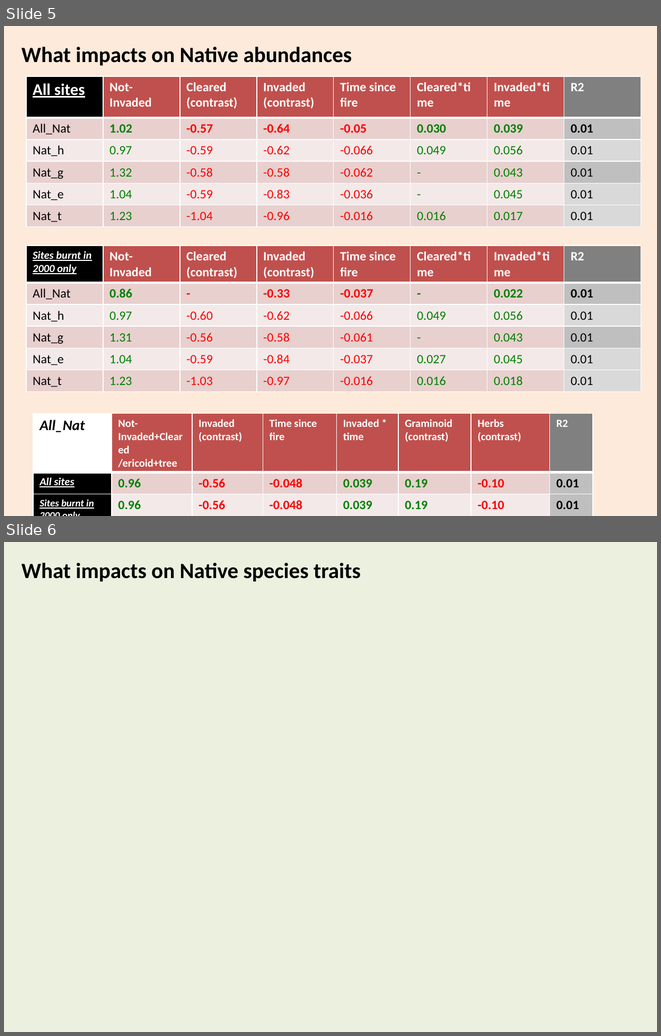
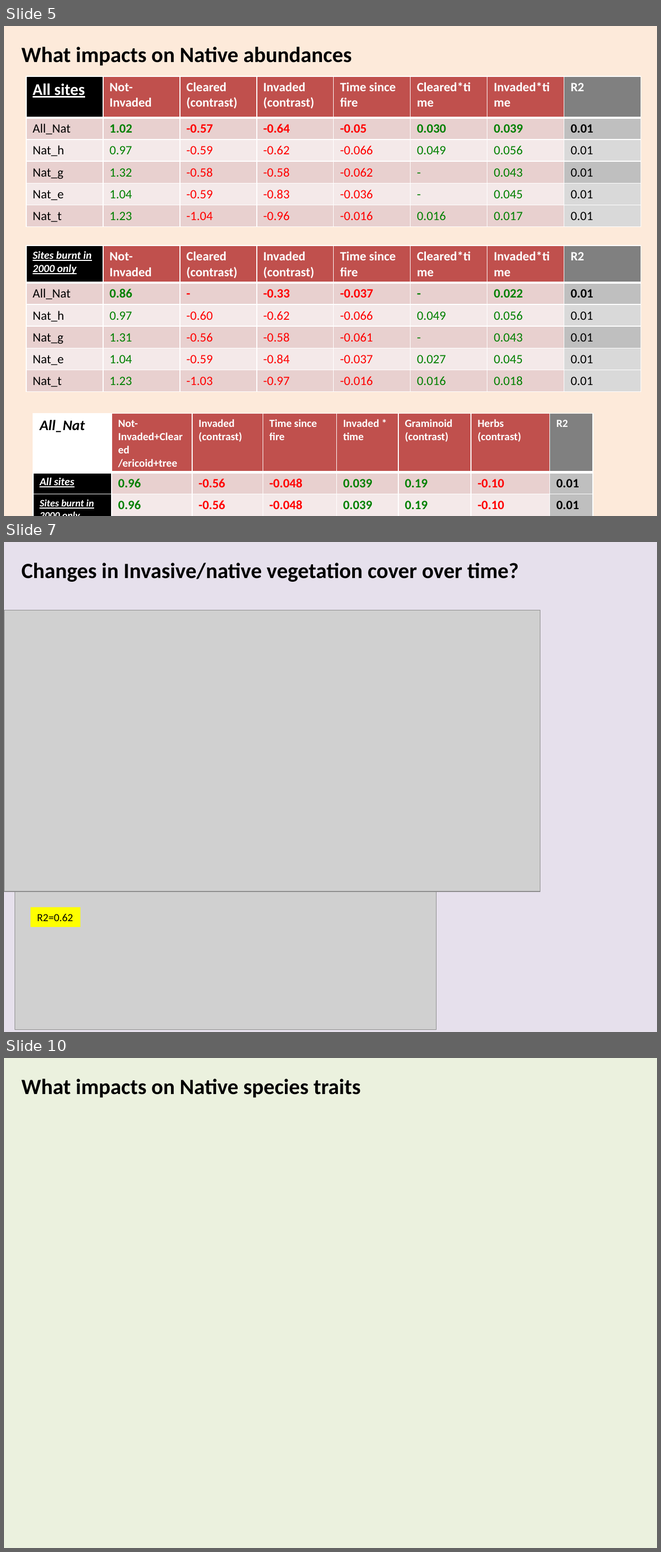
Before and after one commit to jslingsby/WorkingForWaterPlots, a slide deck: Results/Overview_results_22Fev17.pptx. Shown one above the other, each under a label of ours: slides 5 and 6 before the commit, slides 5, 7 and 10 after it; the slides between them are not shown. The pictures are 661x1036 and 661x1552 pixels, drawn with LibreOffice and Linux fonts; fonts in the diff are those of the drawing; grey boxes stand for pictures. Boxes give left, top, right and bottom in pixels: in the first picture for what was removed or moved away, otherwise in the second. Text is boxed around its words. In the diff, an @@ line names an element or a change of style, - is before the commit and + after.

```diff
--- a/Results/Overview_results_22Fev17.pptx
+++ b/Results/Overview_results_22Fev17.pptx
@@ slide 7 added at (4, 542, 657, 1032), background #E6E0EC @@
@@ text added at (21, 563, 519, 582), 24 pt, text #000000, bold @@
+Changes in Invasive/native vegetation cover over time?
@@ picture added at (4, 610, 540, 891) @@
@@ picture added at (15, 891, 436, 1030) @@
@@ rectangle added at (31, 907, 80, 927), fill #FFFF00, 12 pt, text #000000 @@
+R2=0.62
@@ what was slide 6 is now slide 10 @@
```
Also in this commit, not shown: 1 slide changed, 4 other slides added, 1 other file.
